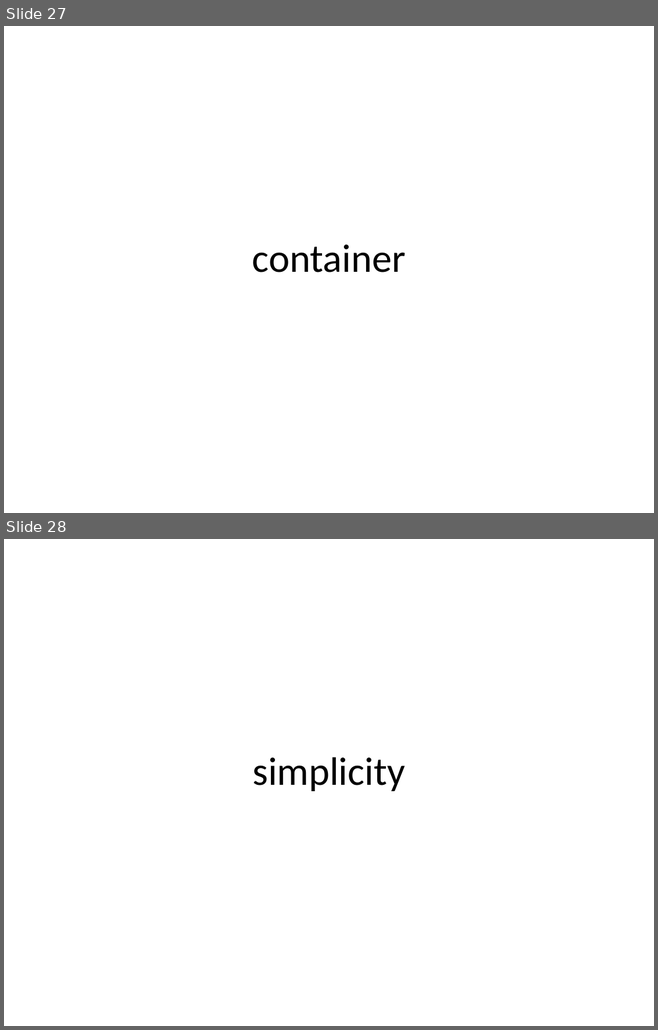
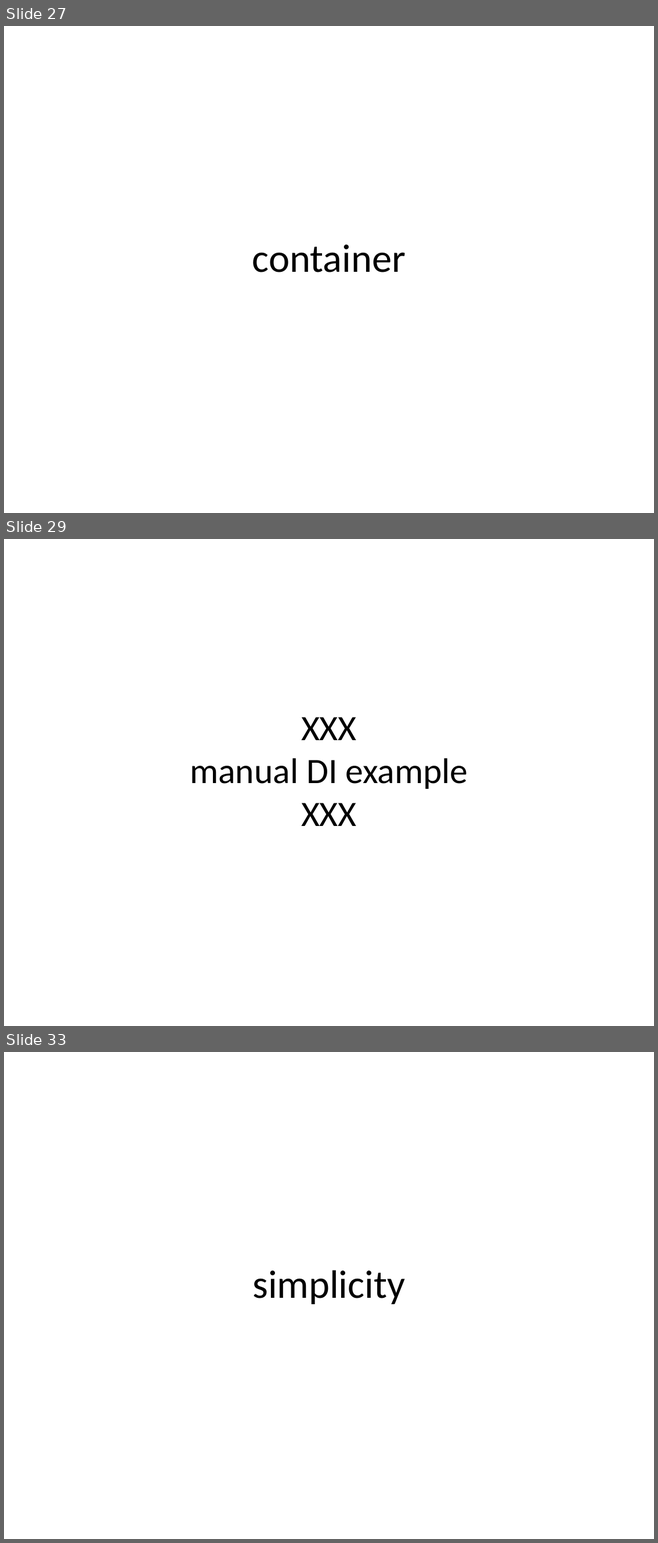
Before and after one commit to jonfuller/presentations, a slide deck: dependencies/dependencies.pptx. Shown one above the other, each under a label of ours: slides 27 and 28 before the commit, slides 27, 29 and 33 after it; the slides between them are not shown. The pictures are 658x1030 and 658x1543 pixels, drawn with LibreOffice and Linux fonts; fonts in the diff are those of the drawing. Boxes give left, top, right and bottom in pixels: in the first picture for what was removed or moved away, otherwise in the second. Text is boxed around its words. In the diff, an @@ line names an element or a change of style, - is before the commit and + after.

```diff
--- a/dependencies/dependencies.pptx
+++ b/dependencies/dependencies.pptx
@@ slide 29 added at (4,539,654,1026), background #FFFFFF @@
@@ title added at (190,717,467,826), 39.6 pt, text #000000 @@
+XXX
+manual DI example
+XXX
@@ what was slide 28 is now slide 33 @@
```
Also in this commit, not shown: 4 other slides added, 1 slide removed.
